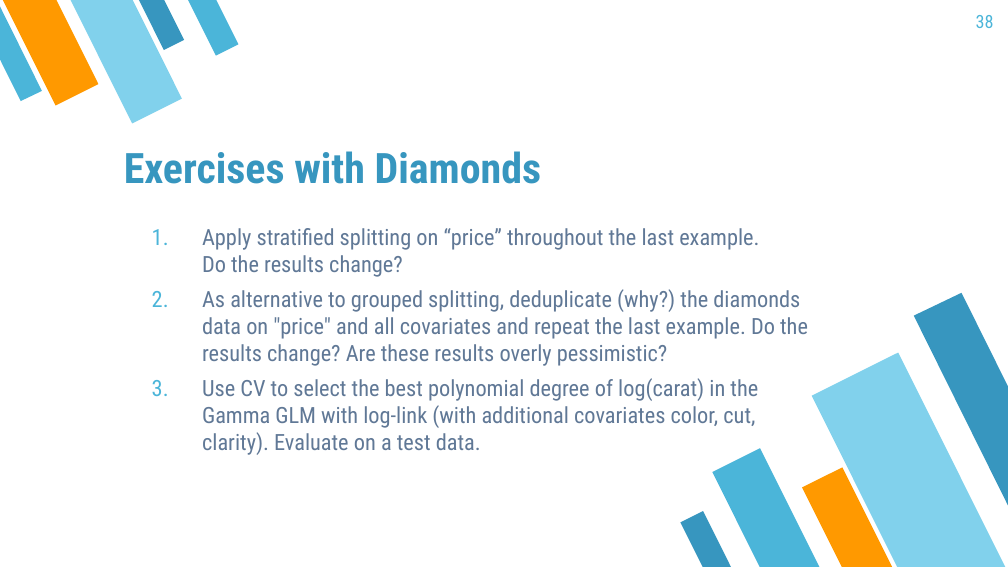
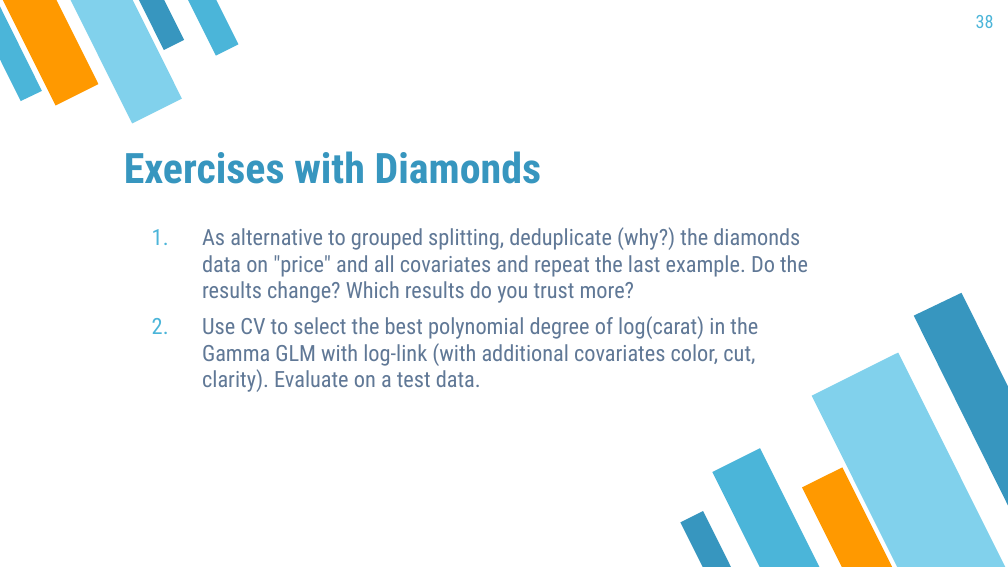
Before and after one commit to mayer79/ml_lecture, a slide deck: slide 38 of slides/ML_Lecture.pptx. Drawn at 1008x567 pixels with LibreOffice and Linux fonts; fonts in the diff are those of the drawing. Boxes give left, top, right and bottom in pixels: in the first picture for what was removed or moved away, otherwise in the second. Text is boxed around its words. In the diff, an @@ line names an element or a change of style, - is before the commit and + after.

Commit message:
update slides

```diff
--- a/slides/ML_Lecture.pptx
+++ b/slides/ML_Lecture.pptx
@@ text at (202, 227, 808, 303): text changed @@
-1. Apply stratified splitting on “price” throughout the last example.
-   Do the results change?
-2. As alternative to grouped splitting, deduplicate (why?) the diamonds data on "price" and all covariates and repeat the last example. Do the results change? Are these results overly pessimistic?
+1. As alternative to grouped splitting, deduplicate (why?) the diamonds data on "price" and all covariates and repeat the last example. Do the results change? Which results do you trust more?
```
Also in this commit, not shown: 1 other slide changed.
